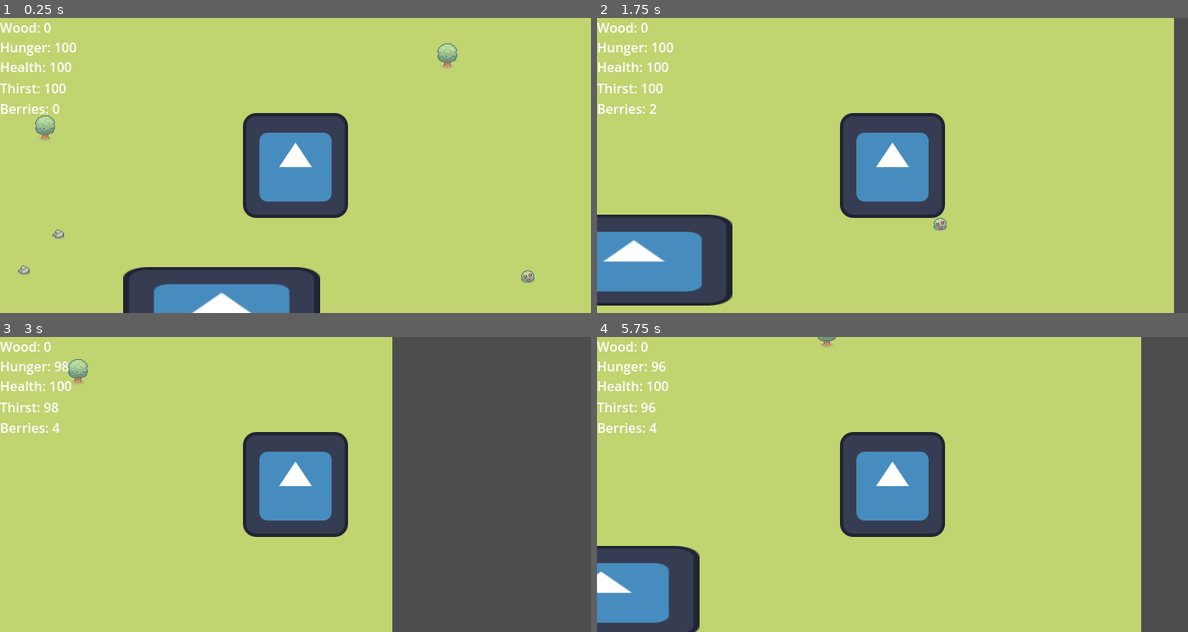
Above: before the commit, frames 1-4 (two rows, left to right).
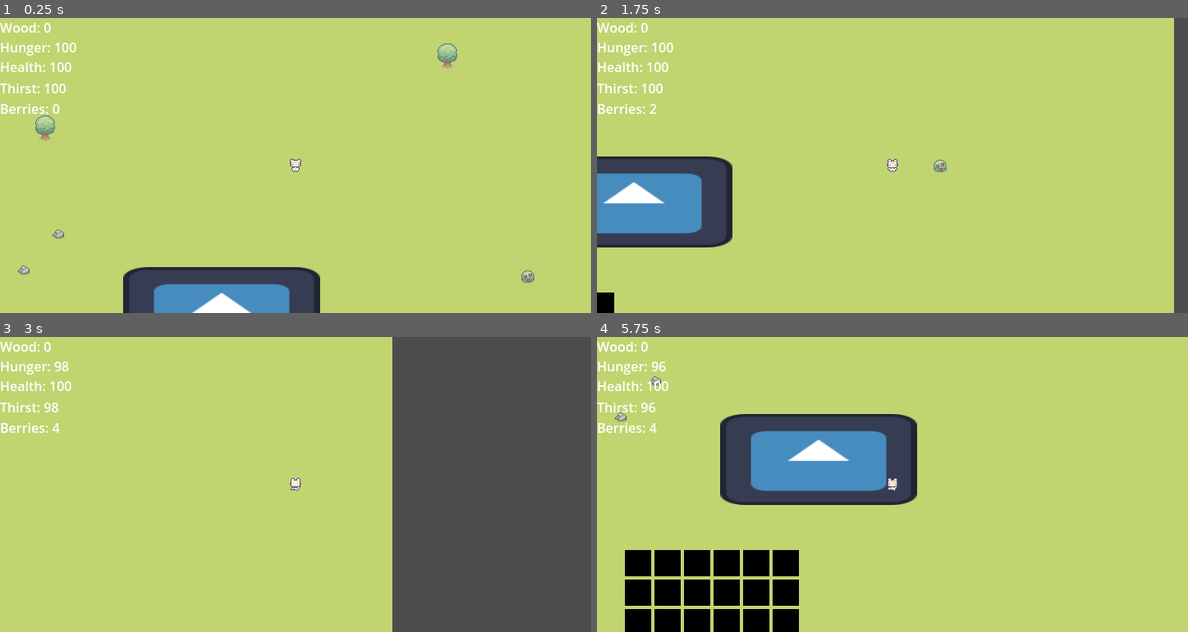
Above: after the commit, the same moments.

Repository: 7riciu/survival-game
Game: Godot game, scene res://scenes/game.tscn
The game is run twice, just before and just after one commit, with the same random seed, the same clock (stepped at 60 frames per second) and the same inputs. The engine's default icon, where the game draws it, is replaced by a stand-in: a white triangle on a blue panel in a dark square.
Inputs (mouse positions are in pixels of both pictures, inside the frame that each line leads up to):
- Up to frame 1 (0.25 s): no input
- Up to frame 2 (1.75 s): tap Enter at 0.5 s; move the mouse to (1022, 150) at 0.52 s; hold Right (right) 0.53-1.28 s; tap E (e) at 0.6, 1.55 s; click (1022, 150) at 0.67 s; move the mouse to (774, 180) at 1.27 s; hold Down (down) from 1.28 s (still down); click (774, 180) at 1.35 s
- Up to frame 3 (3 s): move the mouse to (354, 419) at 2.02 s; release Down (down) at 2.03 s; hold Right (right) 2.03-2.78 s; tap E (e) at 2.1 s; move the mouse to (265, 543) at 2.77 s; hold Up (up) from 2.78 s (still down); tap Alt at 2.85 s; click (265, 543) at 2.92 s
- Up to frame 4 (5.75 s): tap E (e) at 3.05, 3.8, 4.35, 5.3 s; move the mouse to (1069, 528) at 3.52 s; release Up (up) at 3.53 s; hold Left (left) 3.53-5.03 s; tap Shift at 3.6 s; move the mouse to (715, 440) at 4.27 s; move the mouse to (922, 484) at 5.02 s; hold Down (down) from 5.03 s (still down); click (922, 484) at 5.1 s

The runs differ from the first frame. In frame 1, 6.2% of the frame differs, in the area x 41-59%, y 32-68%; in frame 2, 17%; in frame 3, 6.4%; in frame 4, 29%, in the area x 0-100%, y 0-100%.

Commit message:
Added walk annimations to the player and some holder images ୨ৎ

Diff:
--- a/scenes/bush.tscn
+++ b/scenes/bush.tscn
@@ -16,6 +16,11 @@
 }],
 "loop": true,
 "name": &"default",
+"speed": 5.0
+}, {
+"frames": [],
+"loop": true,
+"name": &"empty",
 "speed": 5.0
 }]
 
--- a/scenes/player.tscn
+++ b/scenes/player.tscn
@@ -1,33 +1,230 @@
-[gd_scene load_steps=6 format=3 uid="uid://q2x0ajymmhdw"]
-
-[ext_resource type="Texture2D" uid="uid://cqnp1wptgmldb" path="res://icon.svg" id="1_3vyb7"]
+[gd_scene load_steps=29 format=3 uid="uid://q2x0ajymmhdw"]
+
 [ext_resource type="Script" uid="uid://buio8tajyq2bw" path="res://scripts/player.gd" id="1_g2els"]
+[ext_resource type="Texture2D" uid="uid://7q7uaxxhjjde" path="res://assets/Sprout Lands - Sprites - Basic pack/Characters/Basic Charakter Spritesheet.png" id="2_g2els"]
+
+[sub_resource type="AtlasTexture" id="AtlasTexture_qhqgy"]
+atlas = ExtResource("2_g2els")
+region = Rect2(0, 0, 48, 48)
+
+[sub_resource type="AtlasTexture" id="AtlasTexture_dqkch"]
+atlas = ExtResource("2_g2els")
+region = Rect2(48, 0, 48, 48)
 
 [sub_resource type="AtlasTexture" id="AtlasTexture_g2els"]
-atlas = ExtResource("1_3vyb7")
-region = Rect2(0, 0, 128, 128)
+atlas = ExtResource("2_g2els")
+region = Rect2(0, 96, 48, 48)
+
+[sub_resource type="AtlasTexture" id="AtlasTexture_i4ail"]
+atlas = ExtResource("2_g2els")
+region = Rect2(48, 96, 48, 48)
+
+[sub_resource type="AtlasTexture" id="AtlasTexture_a38lo"]
+atlas = ExtResource("2_g2els")
+region = Rect2(0, 144, 48, 48)
+
+[sub_resource type="AtlasTexture" id="AtlasTexture_4ni07"]
+atlas = ExtResource("2_g2els")
+region = Rect2(48, 144, 48, 48)
+
+[sub_resource type="AtlasTexture" id="AtlasTexture_l71n6"]
+atlas = ExtResource("2_g2els")
+region = Rect2(0, 48, 48, 48)
+
+[sub_resource type="AtlasTexture" id="AtlasTexture_ke2ow"]
+atlas = ExtResource("2_g2els")
+region = Rect2(48, 48, 48, 48)
+
+[sub_resource type="AtlasTexture" id="AtlasTexture_qlg0r"]
+atlas = ExtResource("2_g2els")
+region = Rect2(0, 0, 48, 48)
+
+[sub_resource type="AtlasTexture" id="AtlasTexture_tuyoq"]
+atlas = ExtResource("2_g2els")
+region = Rect2(48, 0, 48, 48)
+
+[sub_resource type="AtlasTexture" id="AtlasTexture_fjrip"]
+atlas = ExtResource("2_g2els")
+region = Rect2(96, 0, 48, 48)
+
+[sub_resource type="AtlasTexture" id="AtlasTexture_smehm"]
+atlas = ExtResource("2_g2els")
+region = Rect2(144, 0, 48, 48)
+
+[sub_resource type="AtlasTexture" id="AtlasTexture_ur7pv"]
+atlas = ExtResource("2_g2els")
+region = Rect2(0, 96, 48, 48)
+
+[sub_resource type="AtlasTexture" id="AtlasTexture_y4r1p"]
+atlas = ExtResource("2_g2els")
+region = Rect2(48, 96, 48, 48)
+
+[sub_resource type="AtlasTexture" id="AtlasTexture_d2wvv"]
+atlas = ExtResource("2_g2els")
+region = Rect2(96, 96, 48, 48)
+
+[sub_resource type="AtlasTexture" id="AtlasTexture_3v2ag"]
+atlas = ExtResource("2_g2els")
+region = Rect2(144, 96, 48, 48)
+
+[sub_resource type="AtlasTexture" id="AtlasTexture_jej6c"]
+atlas = ExtResource("2_g2els")
+region = Rect2(0, 144, 48, 48)
+
+[sub_resource type="AtlasTexture" id="AtlasTexture_f1ej7"]
+atlas = ExtResource("2_g2els")
+region = Rect2(48, 144, 48, 48)
+
+[sub_resource type="AtlasTexture" id="AtlasTexture_oprun"]
+atlas = ExtResource("2_g2els")
+region = Rect2(96, 144, 48, 48)
+
+[sub_resource type="AtlasTexture" id="AtlasTexture_a8ls1"]
+atlas = ExtResource("2_g2els")
+region = Rect2(144, 144, 48, 48)
+
+[sub_resource type="AtlasTexture" id="AtlasTexture_qfm1y"]
+atlas = ExtResource("2_g2els")
+region = Rect2(0, 48, 48, 48)
+
+[sub_resource type="AtlasTexture" id="AtlasTexture_fulsm"]
+atlas = ExtResource("2_g2els")
+region = Rect2(48, 48, 48, 48)
+
+[sub_resource type="AtlasTexture" id="AtlasTexture_4r5pv"]
+atlas = ExtResource("2_g2els")
+region = Rect2(96, 48, 48, 48)
+
+[sub_resource type="AtlasTexture" id="AtlasTexture_60mlk"]
+atlas = ExtResource("2_g2els")
+region = Rect2(144, 48, 48, 48)
 
 [sub_resource type="SpriteFrames" id="SpriteFrames_qhqgy"]
 animations = [{
 "frames": [{
 "duration": 1.0,
+"texture": SubResource("AtlasTexture_qhqgy")
+}, {
+"duration": 1.0,
+"texture": SubResource("AtlasTexture_dqkch")
+}],
+"loop": true,
+"name": &"idle_down",
+"speed": 5.0
+}, {
+"frames": [{
+"duration": 1.0,
 "texture": SubResource("AtlasTexture_g2els")
-}],
-"loop": true,
-"name": &"idle",
-"speed": 5.0
+}, {
+"duration": 1.0,
+"texture": SubResource("AtlasTexture_i4ail")
+}],
+"loop": true,
+"name": &"idle_left",
+"speed": 5.0
+}, {
+"frames": [{
+"duration": 1.0,
+"texture": SubResource("AtlasTexture_a38lo")
+}, {
+"duration": 1.0,
+"texture": SubResource("AtlasTexture_4ni07")
+}],
+"loop": true,
+"name": &"idle_right",
+"speed": 5.0
+}, {
+"frames": [{
+"duration": 1.0,
+"texture": SubResource("AtlasTexture_l71n6")
+}, {
+"duration": 1.0,
+"texture": SubResource("AtlasTexture_ke2ow")
+}],
+"loop": true,
+"name": &"idle_up",
+"speed": 5.0
+}, {
+"frames": [{
+"duration": 1.0,
+"texture": SubResource("AtlasTexture_qlg0r")
+}, {
+"duration": 1.0,
+"texture": SubResource("AtlasTexture_tuyoq")
+}, {
+"duration": 1.0,
+"texture": SubResource("AtlasTexture_fjrip")
+}, {
+"duration": 1.0,
+"texture": SubResource("AtlasTexture_smehm")
+}],
+"loop": true,
+"name": &"walk_down",
+"speed": 10.0
+}, {
+"frames": [{
+"duration": 1.0,
+"texture": SubResource("AtlasTexture_ur7pv")
+}, {
+"duration": 1.0,
+"texture": SubResource("AtlasTexture_y4r1p")
+}, {
+"duration": 1.0,
+"texture": SubResource("AtlasTexture_d2wvv")
+}, {
+"duration": 1.0,
+"texture": SubResource("AtlasTexture_3v2ag")
+}],
+"loop": true,
+"name": &"walk_left",
+"speed": 10.0
+}, {
+"frames": [{
+"duration": 1.0,
+"texture": SubResource("AtlasTexture_jej6c")
+}, {
+"duration": 1.0,
+"texture": SubResource("AtlasTexture_f1ej7")
+}, {
+"duration": 1.0,
+"texture": SubResource("AtlasTexture_oprun")
+}, {
+"duration": 1.0,
+"texture": SubResource("AtlasTexture_a8ls1")
+}],
+"loop": true,
+"name": &"walk_right",
+"speed": 10.0
+}, {
+"frames": [{
+"duration": 1.0,
+"texture": SubResource("AtlasTexture_qfm1y")
+}, {
+"duration": 1.0,
+"texture": SubResource("AtlasTexture_fulsm")
+}, {
+"duration": 1.0,
+"texture": SubResource("AtlasTexture_4r5pv")
+}, {
+"duration": 1.0,
+"texture": SubResource("AtlasTexture_60mlk")
+}],
+"loop": true,
+"name": &"walk_up",
+"speed": 10.0
 }]
 
 [sub_resource type="RectangleShape2D" id="RectangleShape2D_dqkch"]
-size = Vector2(128, 128)
+size = Vector2(12, 16)
 
 [node name="player" type="CharacterBody2D" groups=["player"]]
 script = ExtResource("1_g2els")
 
 [node name="AnimatedSprite2D" type="AnimatedSprite2D" parent="."]
 sprite_frames = SubResource("SpriteFrames_qhqgy")
-animation = &"idle"
-autoplay = "idle"
+animation = &"walk_up"
+autoplay = "idle_down"
+frame_progress = 0.23479554
 
 [node name="CollisionShape2D" type="CollisionShape2D" parent="."]
 shape = SubResource("RectangleShape2D_dqkch")
--- a/scripts/bush.gd
+++ b/scripts/bush.gd
@@ -2,6 +2,7 @@
 
 @onready var hunger_ui = get_tree().get_first_node_in_group("hunger_ui")
 @onready var berry_ui = get_tree().get_first_node_in_group("berry_ui")
+@onready var player = get_tree().get_first_node_in_group("player")
 @onready var bush_area = $Area2D
 
 var berry_on_bush = 20
--- a/scripts/player.gd
+++ b/scripts/player.gd
@@ -6,6 +6,8 @@
 @onready var thirst_ui = get_tree().get_first_node_in_group("thirst_ui")
 @onready var berry_ui = get_tree().get_first_node_in_group("berry_ui")
 @onready var lake = get_tree().get_first_node_in_group("lake_area")
+
+@onready var anim = $AnimatedSprite2D
 
 var speed = 300.0
 var hunger = 100
@@ -22,8 +24,32 @@
 		Input.get_axis("up", "down")
 	)
 
+	if direction != Vector2.ZERO:
+		direction = direction.normalized()
+
 	velocity = direction * speed
 	move_and_slide()
+	update_animation(direction)
+
+func update_animation(direction):
+	if direction == Vector2.ZERO:
+		match anim.animation:
+			"walk_right": anim.animation = "idle_right"
+			"walk_left": anim.animation = "idle_left"
+			"walk_up": anim.animation = "idle_up"
+			"walk_down": anim.animation = "idle_down"
+		return
+
+	if abs(direction.x) > abs(direction.y):
+		if direction.x > 0:
+			anim.animation = "walk_right"
+		else:
+			anim.animation = "walk_left"
+	else:
+		if direction.y > 0:
+			anim.animation = "walk_down"
+		else:
+			anim.animation = "walk_up"
 
 func hunger_decrese():
 	while hunger <= 100 and hunger > 0:
Binary file added: assets/Sprout Lands - Sprites - Basic pack/Characters/Basic Charakter Actions.png
Not shown, added: assets/Sprout Lands - Sprites - Basic pack/Characters/Basic Charakter Actions.png.import
Binary file added: assets/Sprout Lands - Sprites - Basic pack/Characters/Basic Charakter Spritesheet.png
Not shown, added: assets/Sprout Lands - Sprites - Basic pack/Characters/Basic Charakter Spritesheet.png.import
Binary file added: assets/Sprout Lands - Sprites - Basic pack/Characters/Egg_And_Nest.png
Not shown, added: assets/Sprout Lands - Sprites - Basic pack/Characters/Egg_And_Nest.png.import
Binary file added: assets/Sprout Lands - Sprites - Basic pack/Characters/Free Chicken Sprites.png
Not shown, added: assets/Sprout Lands - Sprites - Basic pack/Characters/Free Chicken Sprites.png.import
Binary file added: assets/Sprout Lands - Sprites - Basic pack/Characters/Free Cow Sprites.png
Not shown, added: assets/Sprout Lands - Sprites - Basic pack/Characters/Free Cow Sprites.png.import
Binary file added: assets/Sprout Lands - Sprites - Basic pack/Characters/Tools.png
Not shown, added: assets/Sprout Lands - Sprites - Basic pack/Characters/Tools.png.import
(and 74 more such lines)
